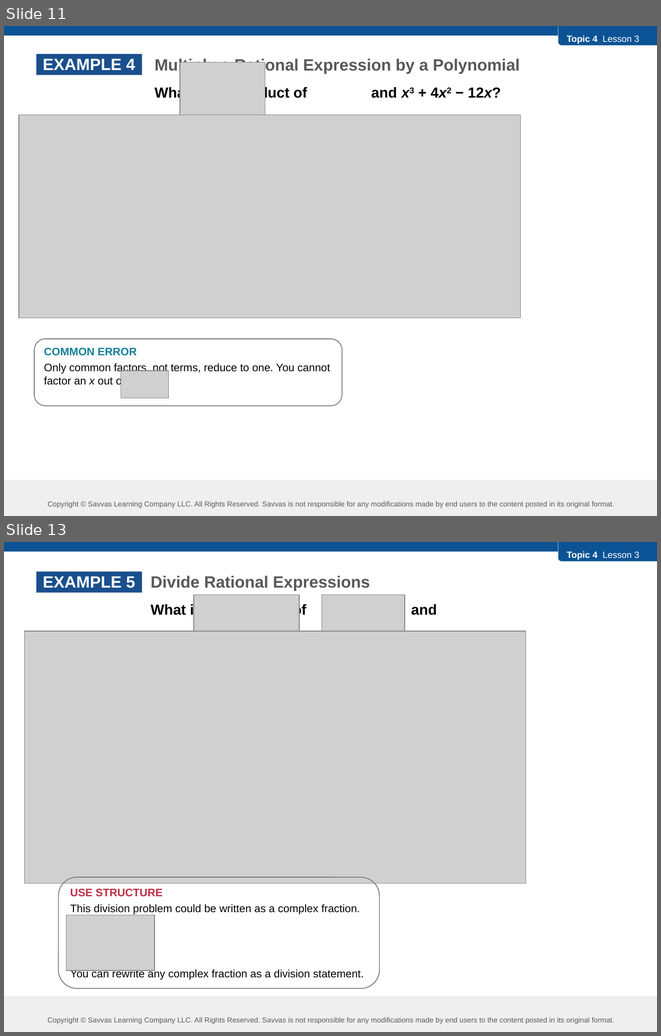
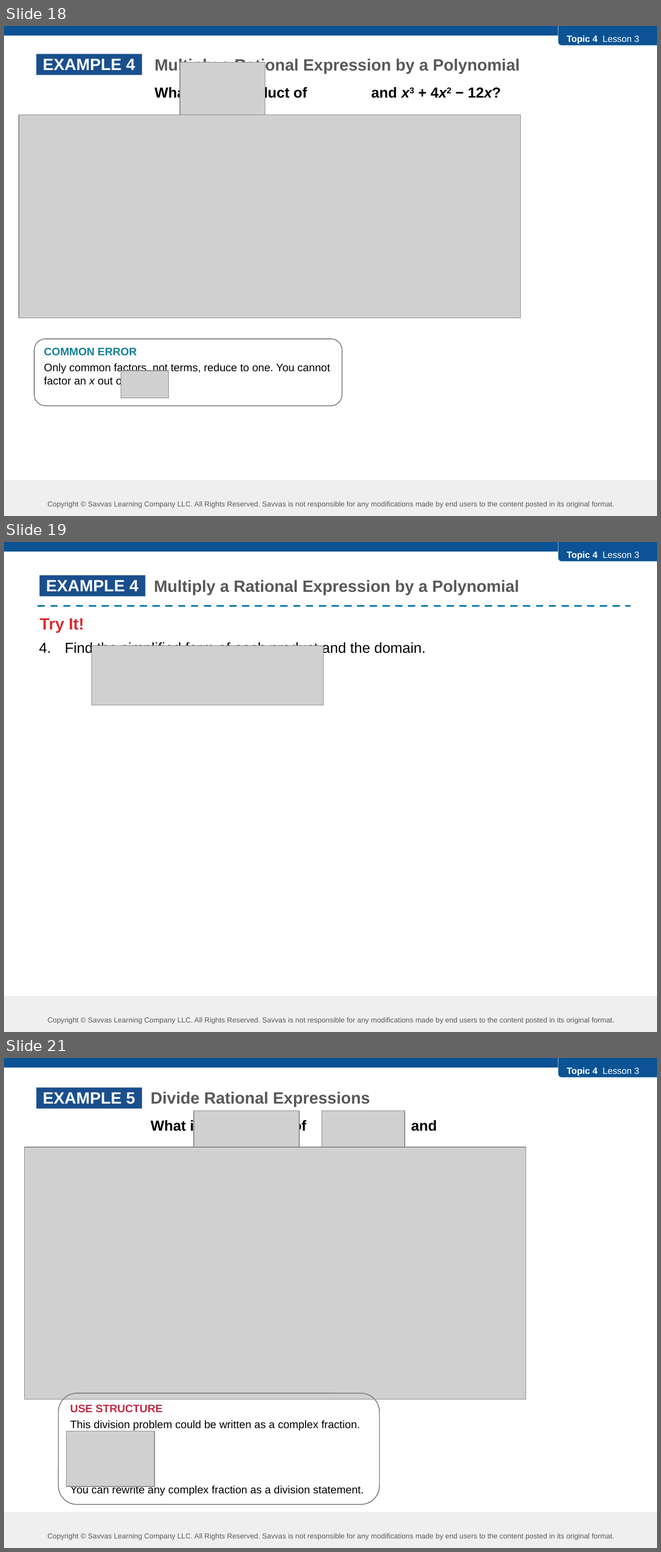
Before and after one commit to robjohncolson/feb25-25, a slide deck: L4-3.pptx. Shown one above the other, each under a label of ours: slides 11 and 13 before the commit, slides 18, 19 and 21 after it; the slides between them are not shown. The pictures are 661x1036 and 661x1552 pixels, drawn with LibreOffice and Linux fonts; fonts in the diff are those of the drawing; grey boxes stand for pictures. Boxes give left, top, right and bottom in pixels: in the first picture for what was removed or moved away, otherwise in the second. Text is boxed around its words. In the diff, an @@ line names an element or a change of style, - is before the commit and + after.

```diff
--- a/L4-3.pptx
+++ b/L4-3.pptx
@@ slide 19 added at <box>4,542,657,1032</box>, background #FFFFFF; not listed: 5 template elements that a slide beside it also shows @@
@@ text added at <box>40,580,519,656</box>, 16 pt, text #000000 @@
+Multiply a Rational Expression by a Polynomial
+Try It!
+4. Find the simplified form of each product and the domain.
@@ rectangle added at <box>40,575,145,596</box>, fill #1A4F8D, 18 pt, text #FFFFFF, bold @@
+EXAMPLE 4
@@ line added from (37, 606) to (631, 606), #0078AE 2 pt dashed @@
@@ picture added at <box>91,646,323,705</box> @@
@@ what was slide 11 is now slide 18 @@
@@ what was slide 13 is now slide 21 @@
```
Also in this commit, not shown: 8 slides changed, 8 other slides added, 2 slides removed, 7 other files.
